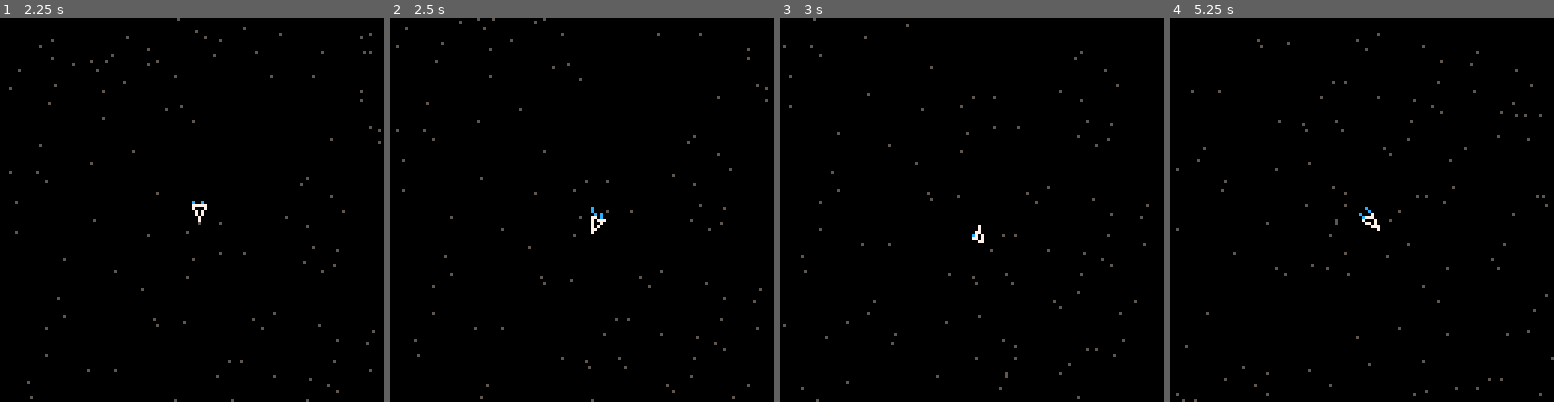
Above: before the commit, frames 1-4 (left to right).
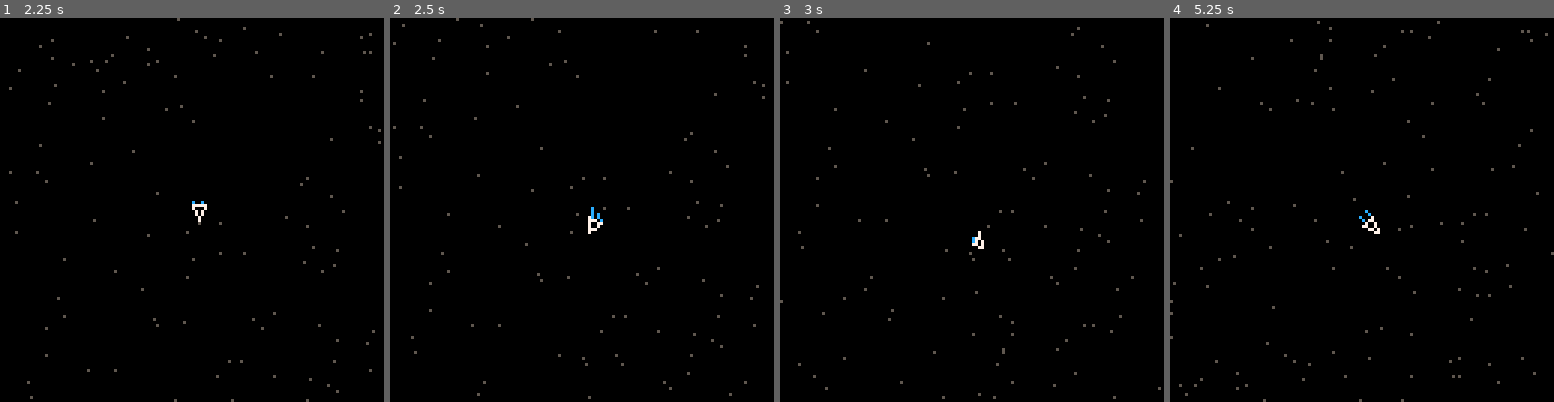
Above: after the commit, the same moments.

Repository: T0astBread/pico8-game-in-space
Game: PICO-8 cartridge picospace.p8
Two runs of this game, one before a commit and one after it. Both use one fixed random seed, a clock stepped at 60 frames per second and the inputs below.
Inputs:
- Up to frame 1 (2.25 s): hold Right 1.6-2.1 s; hold Up from 2.15 s (still down)
- Up to frame 2 (2.5 s): release Up at 2.42 s; hold Right from 2.47 s (still down)
- Up to frame 3 (3 s): keep holding Right
- Up to frame 4 (5.25 s): release Right at 3.03 s; hold Left 3.08-3.58 s; hold Right 4.02-4.68 s; hold Up 4.73-5.03 s; hold Left from 5.08 s (still down)

Frame 1 is identical in both runs. In frame 2, 1.3% of the frame differs, in the area x 0-99%, y 0-100%; in frame 3, 1.3%; in frame 4, 1.5%, in the area x 0-100%, y 0-100%.

Commit message:
Refine stasis velocity & general slowdown

Diff:
--- a/picospace.p8
+++ b/picospace.p8
@@ -118,7 +118,7 @@
 	if(btn(2)) then
 		if plstasis then
 			angle=plstasis
-			mul=-.15
+			mul=-.05
 		else
 			angle=plrot
 			mul=-.4
@@ -130,7 +130,7 @@
 
 	pllvel=v2_clamp(pllvel,6)
 	plpos=v2_add(plpos,pllvel)
-	pllvel=v2_mul(pllvel,.96)
+	pllvel=v2_mul(pllvel,.98)
 	plavel=min(plavel,.75)
 	plrot+=plavel
 	plavel=plavel*.85
